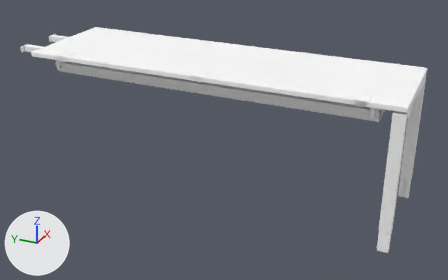
The FBX model Assets/Meshes/Puron/extension_table_type1_60x200_finala.fbx: old version first, new version second.
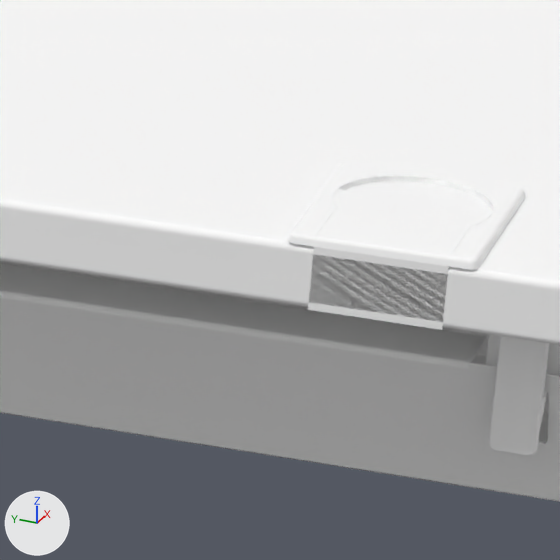
The first picture shows the older version from a 50 mm lens placed at (-2.55, -2.29, 1.71), pointed at (0.3, -1.01, 0.28). The close-ups show both versions on the part from 73% to 84% of the width and 28% to 45% of the height of that picture; other places that the commit changed are outside them. Lighting does not change. The marker at lower left points along +X, +Y and +Z. Where no turn or scale is listed for an object, it has been applied to the vertices. Vertices at the same position are counted once.

The first close-up shows 'black_plastic_mesh', 'blat_mesh', 'metal_mesh', 'zaslepki_mesh'.
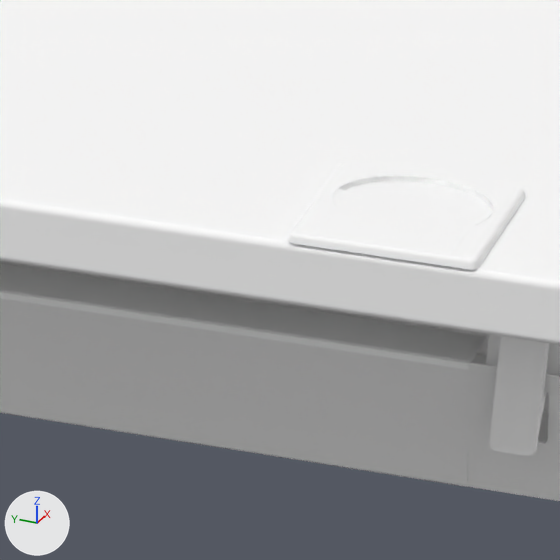
Boxes [x1, y1, x2, y2] around the edits, measured in the close-ups (560 x 560 px):
'zaslepki_mesh', reshaped: before [288, 163, 525, 330]; after [288, 163, 525, 270]
part 1 of me_mesh, cut back: before [308, 244, 452, 330]; after [311, 244, 443, 266]

Patch to the scene script:
```diff
--- a/Assets/Meshes/Puron/extension_table_type1_60x200_finala.fbx.py
+++ b/Assets/Meshes/Puron/extension_table_type1_60x200_finala.fbx.py
@@ me_mesh @@
 # used by ob_zaslepki_mesh; location = (0.0, 0.0, 0.0)
-me_mesh.from_pydata(...)  # 2641 vertices, 3972 faces; spans x 0.0..0.09, y -1.84..-0.16, z 0.71..0.74
+me_mesh.from_pydata(...)  # 1707 vertices, 2685 faces; spans x 0.0..0.09, y -1.84..-0.16, z 0.74
+# me_mesh part 1: 51 vertices moved within x 0.0..0.08, y -1.83..-1.77, z 0.74; 312 vertices removed from x 0.0..0.09, y -1.84..-1.76, z 0.72..0.74
 me_mesh.materials.append(mat_oka98c75890a)
```
